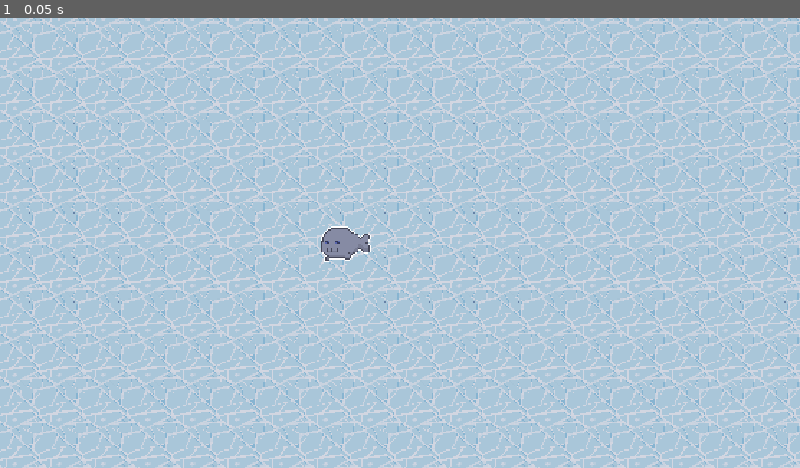
Above: before the commit, frame 1.
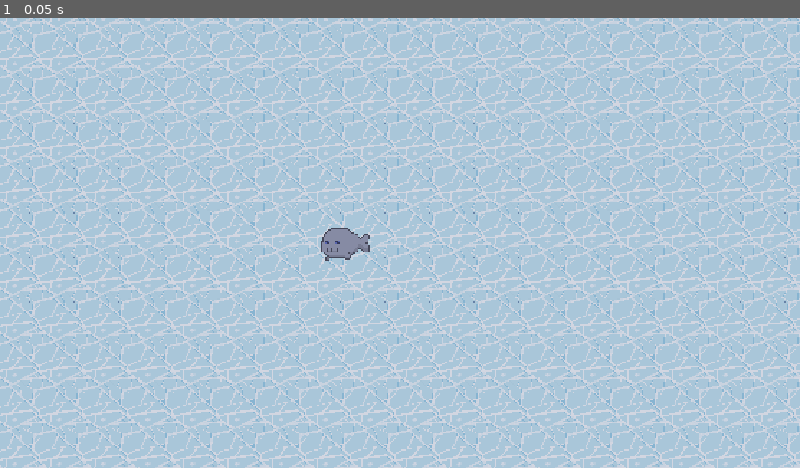
Above: after the commit, the same moment.

Repository: chamerlish/Collony-Sim
Game: Godot game, scene res://scenes/world.tscn
Same seed, same stepped clock (60 frames per second), same inputs: the game is played once before the commit and once after it.
Inputs:
- Up to frame 1 (0.05 s): no input

The runs differ from the first frame. In frame 1, less than 0.1% of the frame differs, in the area x 40-47%, y 46-55%.

Commit message:
squish sfx

Diff:
--- /dev/null
+++ b/default_bus_layout.tres
@@ -0,0 +1,9 @@
+[gd_resource type="AudioBusLayout" format=3 uid="uid://bg1kh0hnfwjne"]
+
+[resource]
+bus/1/name = &"SFX"
+bus/1/solo = false
+bus/1/mute = false
+bus/1/bypass_fx = false
+bus/1/volume_db = 0.0
+bus/1/send = &"Master"
--- a/scenes/minion.tscn
+++ b/scenes/minion.tscn
@@ -3,14 +3,16 @@
 [ext_resource type="Script" uid="uid://f1gm1ydx4w1i" path="res://scripts/minion.gd" id="1_y8etf"]
 [ext_resource type="Texture2D" uid="uid://xq6ujhti61rd" path="res://sprites/seal_outline.png" id="2_b4arb"]
 [ext_resource type="Texture2D" uid="uid://bcj1xwwsd2b5d" path="res://sprites/seal.png" id="3_b4arb"]
+[ext_resource type="AudioStream" uid="uid://dllel1t2cxymh" path="res://sounds/sfx/squish sfx.wav" id="4_1ddg2"]
 
 [sub_resource type="RectangleShape2D" id="RectangleShape2D_g4v7s"]
-size = Vector2(45, 46)
+size = Vector2(32, 32)
 
 [node name="minion" type="CharacterBody2D" unique_id=1289145001]
 script = ExtResource("1_y8etf")
 
 [node name="SelectionOutline" type="Sprite2D" parent="." unique_id=1529388998]
+visible = false
 modulate = Color(3.2944162, 3.2944162, 3.2944162, 1)
 texture_filter = 1
 scale = Vector2(0.6, 0.6)
@@ -24,3 +26,7 @@
 
 [node name="CollisionShape2D" type="CollisionShape2D" parent="." unique_id=764601325]
 shape = SubResource("RectangleShape2D_g4v7s")
+
+[node name="SquishSFX" type="AudioStreamPlayer2D" parent="." unique_id=286053286]
+stream = ExtResource("4_1ddg2")
+bus = &"SFX"
--- a/scripts/minion.gd
+++ b/scripts/minion.gd
@@ -6,8 +6,13 @@
 	WORKING,
 }
 
-const MAX_SPEED: float = 50
+const MAX_SPEED: float = 100
 const SPEED_DIVIDER: float = 2
+
+const DEFAULT_SPRITE_SIZE = Vector2(0.6, 0.6)
+
+const SIZE_SUM = DEFAULT_SPRITE_SIZE.x + DEFAULT_SPRITE_SIZE.y
+const BOUNCE_PARAM = 0.1
 
 var current_state: characterState
 var target_position: Vector2
@@ -16,22 +21,39 @@
 	set(value):
 		if value:
 			current_speed = MAX_SPEED / SPEED_DIVIDER
-			$SelectionOutline.show()
+			selection_outline.show()
 		else:
 			current_speed = MAX_SPEED
-			$SelectionOutline.hide()
+			selection_outline.hide()
 		selected = value
+
+@onready var sprite: Sprite2D = $Sprite2D
+@onready var selection_outline: Sprite2D = $SelectionOutline
+@onready var squish_sfx: AudioStreamPlayer2D = $SquishSFX
+
+func _play_squish_sfx():
+	squish_sfx.pitch_scale = randf_range(0.8, 1.2)
+	squish_sfx.volume_db = randf_range(-1, 1)
+	squish_sfx.play()
+
+func _bounce():
+	var x_scale = randf_range(BOUNCE_PARAM, SIZE_SUM - BOUNCE_PARAM)
+	sprite.scale = Vector2(x_scale, 1.2 - x_scale)
+	selection_outline.scale = Vector2(x_scale, 1.2 - x_scale)
+	_play_squish_sfx()
 
 func check_select() -> void:
 	if Input.is_action_just_pressed("click"):
 		var mouse_position = get_global_mouse_position()
 		if mouse_position.distance_to(global_position) < 25:
 			selected = !selected
+			_bounce()
 			return
 		if selected:
 			target_position = mouse_position
 			current_state = characterState.WALKING
 			selected = false
+			_bounce()
 
 func state_machine() -> void:
 	match current_state:
@@ -51,8 +73,13 @@
 func _draw() -> void:
 	if current_state != characterState.WALKING:
 		return
-	draw_line(Vector2.ZERO, to_local(target_position), Color.WHITE)
+	draw_line(Vector2.ZERO, to_local(target_position), Color.WHITE, 3.0)
 
-func _process(_delta: float) -> void:
+func _process(delta: float) -> void:
 	state_machine()
 	move_and_slide()
+	reset_sprite_size(delta)
+
+func reset_sprite_size(delta: float):
+	sprite.scale = sprite.scale.lerp(DEFAULT_SPRITE_SIZE, delta * 10)
+	selection_outline.scale = sprite.scale.lerp(DEFAULT_SPRITE_SIZE, delta * 10)
Not shown, added: sounds/sfx/squish sfx.wav.import
Not shown, added: sounds/sfx/squish sfx.wav
